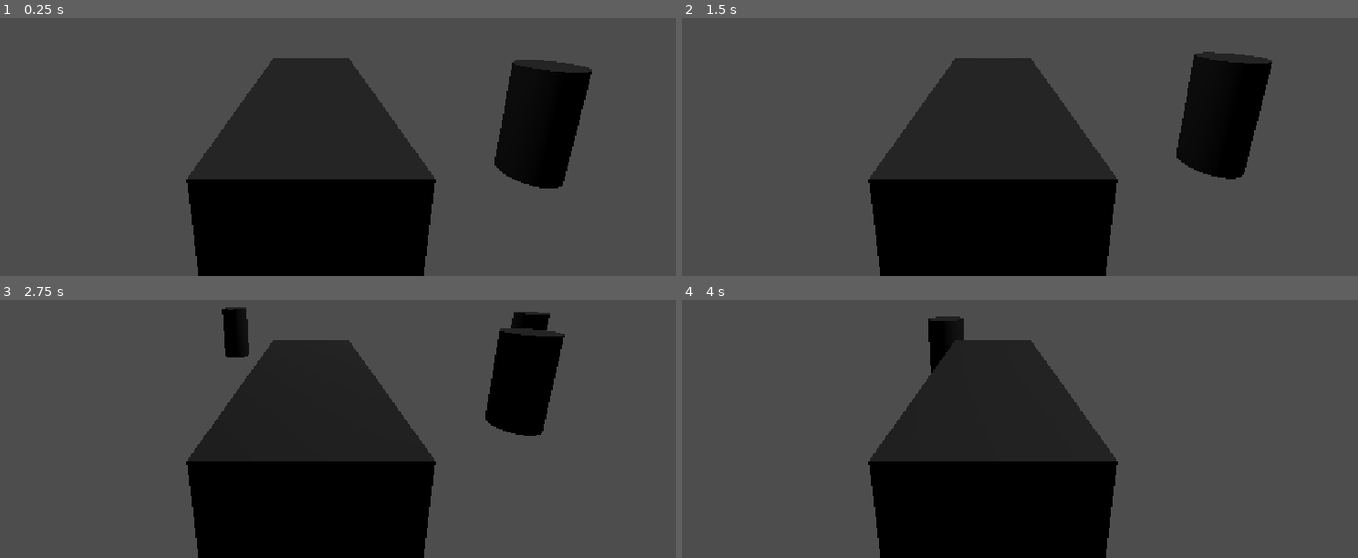
Above: before the commit, frames 1-4 (two rows, left to right).
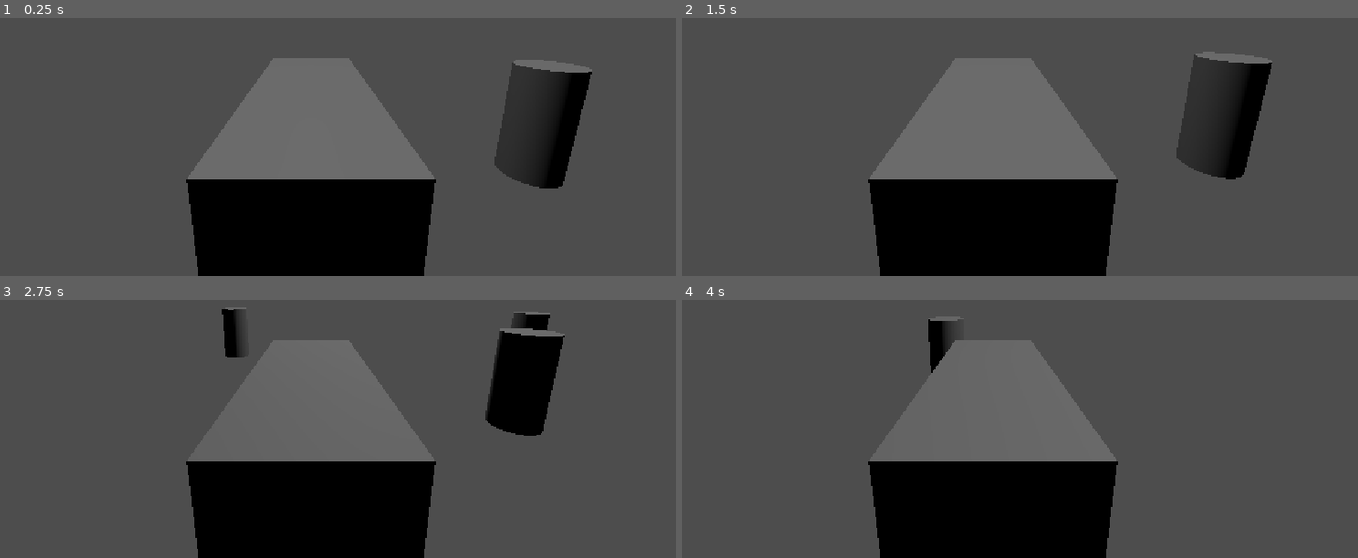
Above: after the commit, the same moments.

Repository: FyX0X/eggspress
Game: Godot game, scene res://main.tscn
Same seed, same stepped clock (60 frames per second), same inputs: the game is played once before the commit and once after it.
Inputs:
- Up to frame 1 (0.25 s): no input
- Up to frame 2 (1.5 s): hold D (right) 0.53-1.28 s; tap Enter at 1.25 s; hold S (backward) from 1.28 s (still down)
- Up to frame 3 (2.75 s): release S (backward) at 2.03 s; hold D (right) from 2.03 s (still down)
- Up to frame 4 (4 s): release D (right) at 2.78 s; hold W (forward) 2.78-3.53 s; hold A (left) from 3.53 s (still down)

The runs differ from the first frame. In frame 1, 15% of the frame differs, in the area x 27-88%, y 15-66%; in frame 2, 14%; in frame 3, 12%; in frame 4, 12%.

Commit message:
Truck class_name

Diff:
--- a/Truck/truck.gd
+++ b/Truck/truck.gd
@@ -1,3 +1,4 @@
+class_name Truck
 extends VehicleBody3D
 
 var steer: float = 0.9
--- a/main.tscn
+++ b/main.tscn
@@ -31,3 +31,4 @@
 [node name="OmniLight3D" type="OmniLight3D" parent="." unique_id=1281155881]
 transform = Transform3D(1, 0, 0, 0, 1, 0, 0, 0, 1, 0, 16.816998, 0)
 omni_range = 137.159
+omni_attenuation = 0.259
